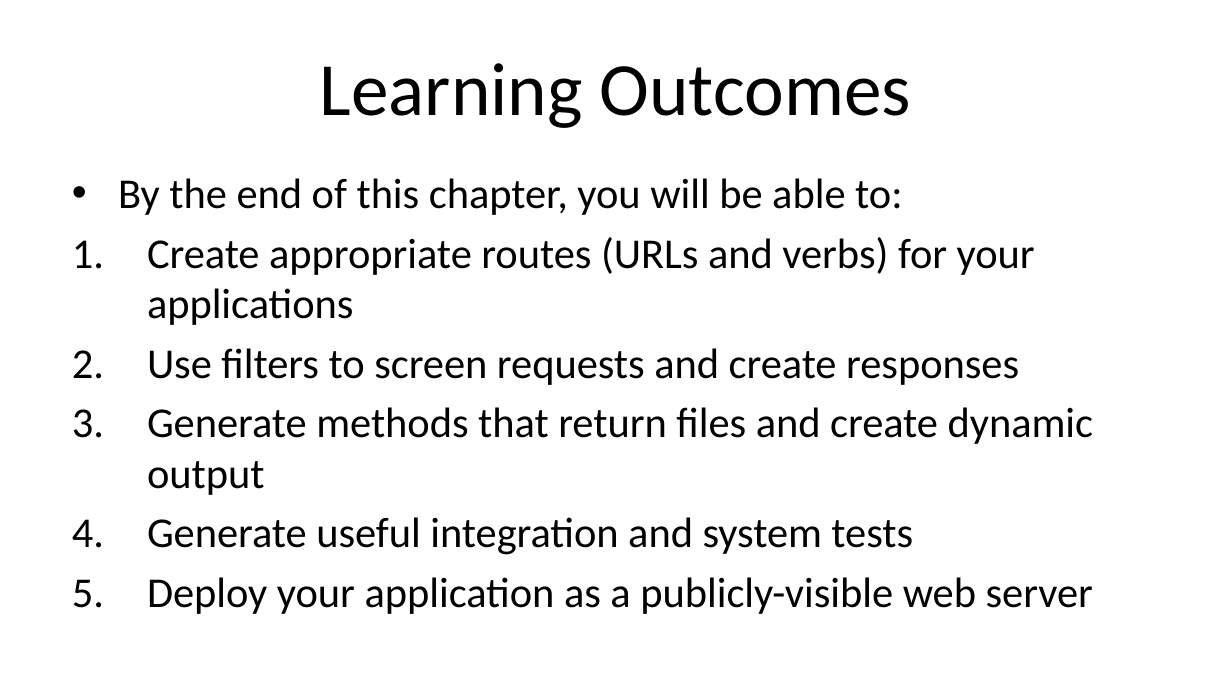
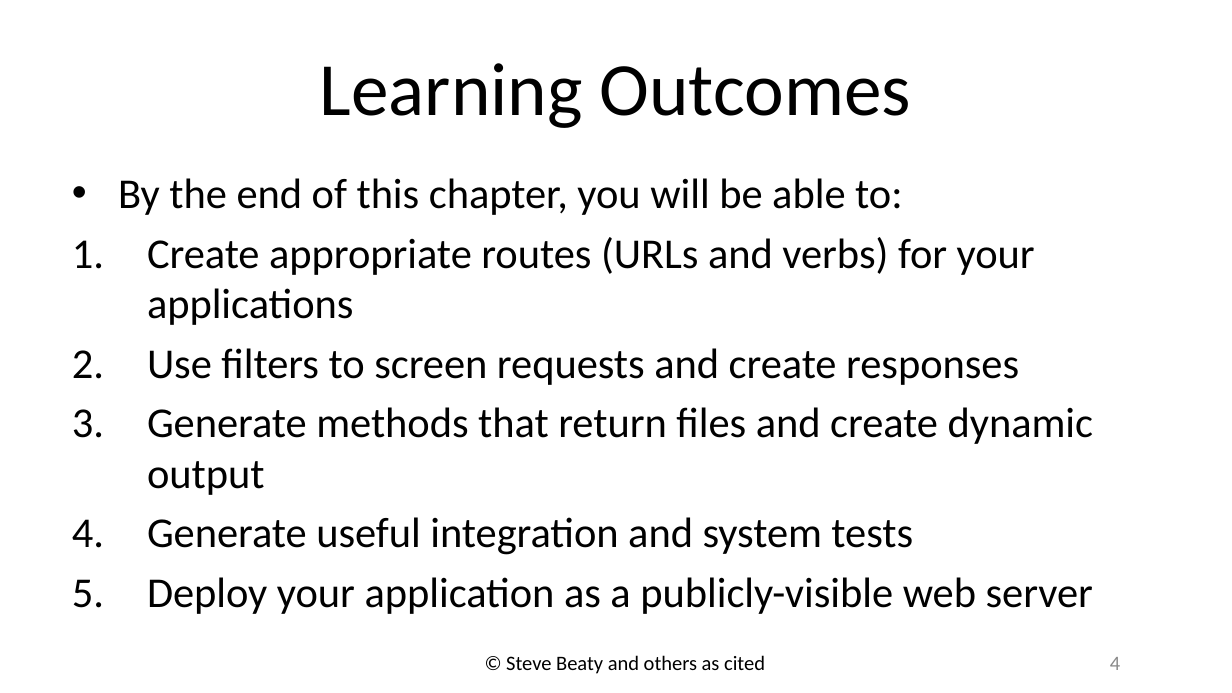
Before and after one commit to drb80/WebAppDev, a slide deck: slide 4 of Slides/Chapter05.pptx. Drawn at 1232x693 pixels with LibreOffice and Linux fonts; fonts in the diff are those of the drawing; background and template pictures are left out. Boxes give left, top, right and bottom in pixels: in the first picture for what was removed or moved away, otherwise in the second. Text is boxed around its words. In the diff, an @@ line names an element or a change of style, - is before the commit and + after.

```diff
--- a/Slides/Chapter05.pptx
+++ b/Slides/Chapter05.pptx
@@ text added at [506,655,765,674], 16 pt, text #000000 @@
+© Steve Beaty and others as cited
@@ page number added at [1110,657,1120,670], 16 pt, text #8C8C8C @@
+4
```
Also in this commit, not shown: 68 other slides changed.
